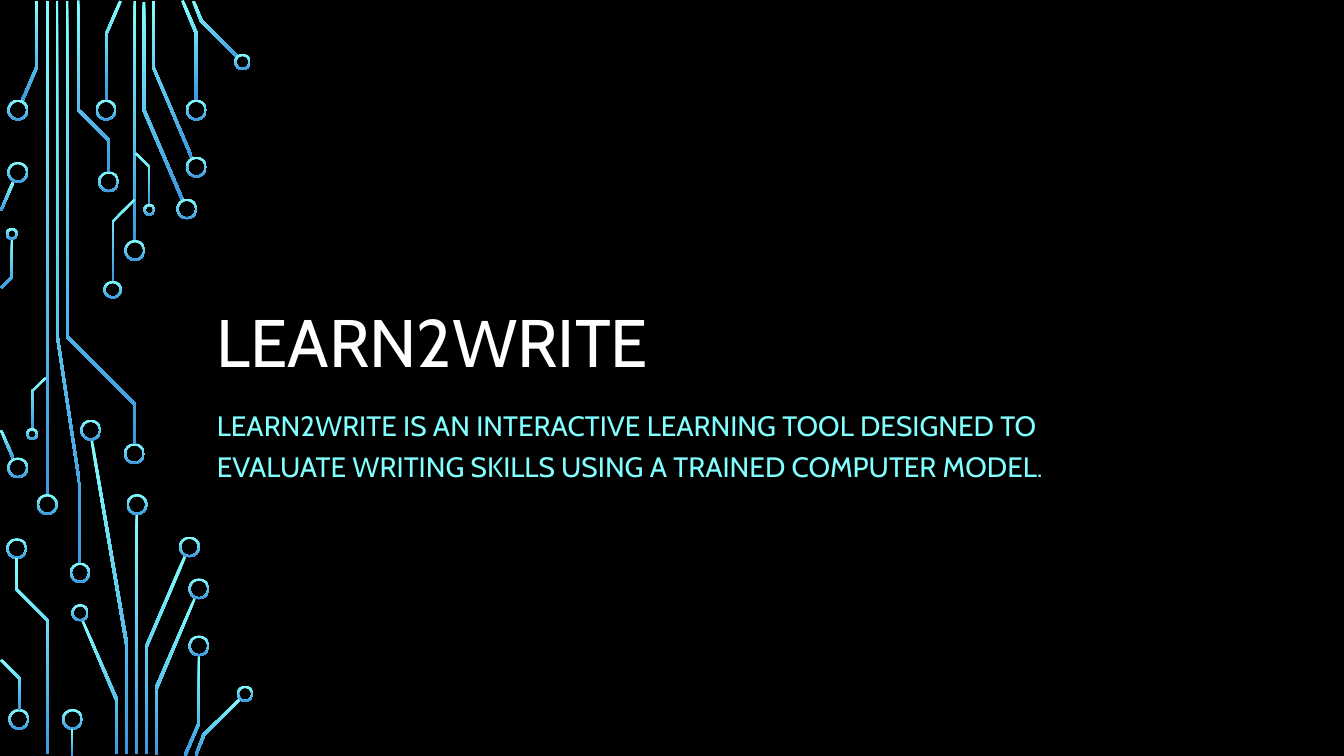
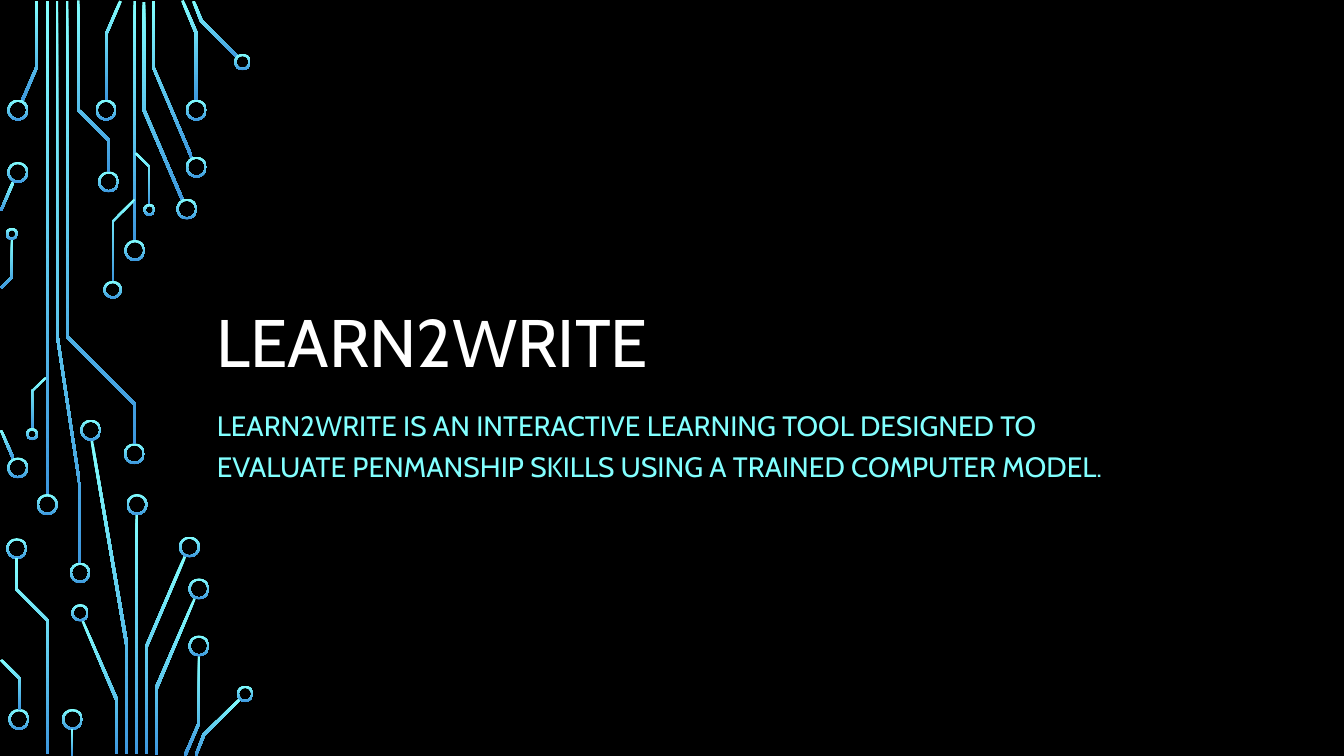
Before and after one commit to PragatisGitHub/Learn2Write, a slide deck: slide 1 of Presentation & reports/Learn2Write.pptx. Drawn at 1344x756 pixels with LibreOffice and Linux fonts; fonts in the diff are those of the drawing; background and template pictures are left out. Boxes give left, top, right and bottom in pixels: in the first picture for what was removed or moved away, otherwise in the second. Text is boxed around its words. In the diff, an @@ line names an element or a change of style, - is before the commit and + after.

```diff
--- a/Presentation & reports/Learn2Write.pptx
+++ b/Presentation & reports/Learn2Write.pptx
@@ subtitle at (x1=217, y1=416, x2=1102, y2=478): text changed @@
-LEARN2WRITE IS AN INTERACTIVE LEARNING TOOL DESIGNED TO EVALUATE WRITING SKILLS USING A TRAINED COMPUTER MODEL.
+LEARN2WRITE IS AN INTERACTIVE LEARNING TOOL DESIGNED TO EVALUATE PENMANSHIP SKILLS USING A TRAINED COMPUTER MODEL.
```
Also in this commit, not shown: 4 other slides changed, 2 slides added, 1 other file.
